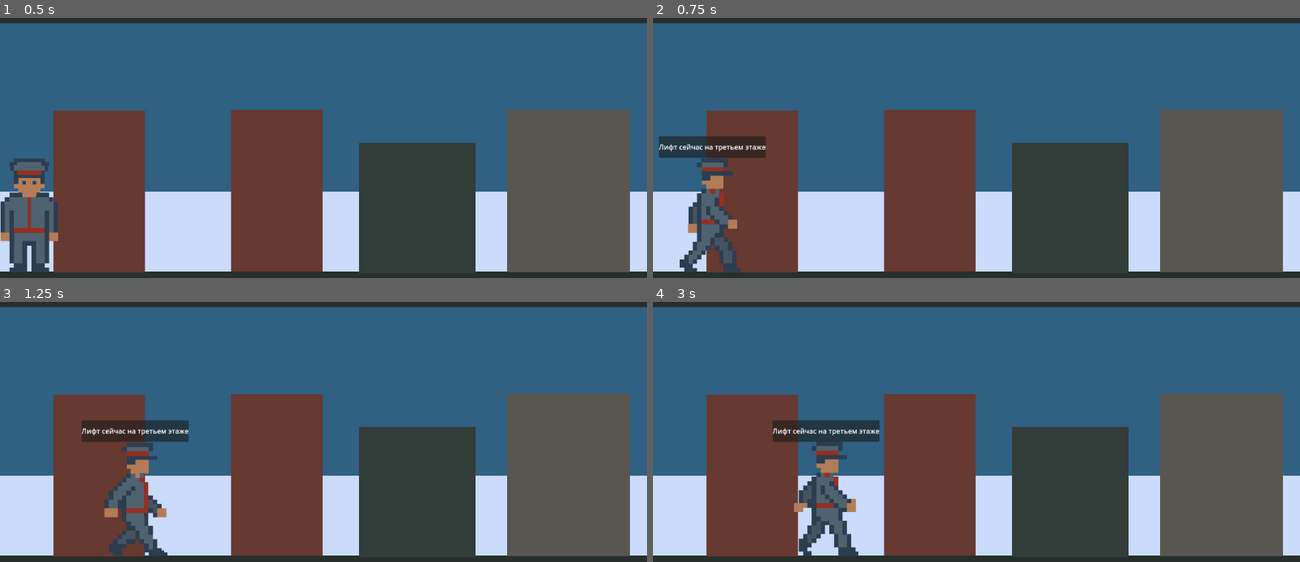
Above: before the commit, frames 1-4 (two rows, left to right).
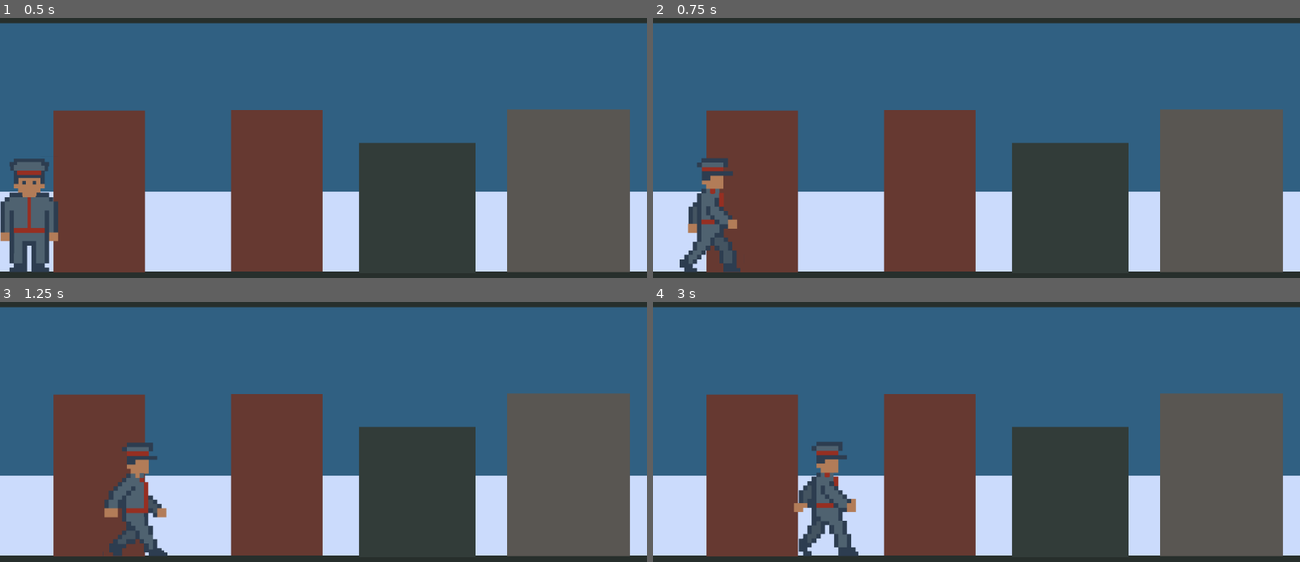
Above: after the commit, the same moments.

Repository: JoshuaWe1t/protocol-41
Game: Godot game, scene res://src/levels/sand_box/sand_box.tscn
The game is run twice, just before and just after one commit, with the same random seed, the same clock (stepped at 60 frames per second) and the same inputs.
Inputs:
- Up to frame 1 (0.5 s): no input
- Up to frame 2 (0.75 s): tap Enter at 0.5 s; hold D (forward) from 0.53 s (still down); tap E (interact) at 0.6 s
- Up to frame 3 (1.25 s): keep holding D (forward)
- Up to frame 4 (3 s): release D (forward) at 1.28 s; hold A (backward) 1.28-2.03 s; tap E (interact) at 1.35, 2.1, 2.85 s; hold D (forward) from 2.03 s (still down)

Frame 1 is identical in both runs. In frame 2, 1.3% of the frame differs, in the area x 0-18%, y 45-54%; in frame 3, 1.3%; in frame 4, 1.4%, in the area x 18-35%, y 45-54%.

Commit message:
feat(floor_manager): Добавь настройки этажа и условия победы игрока
-- Добавлено событие поломки лифта
-- Добавлены константы для установок по умолчанию у таймера для лифта
-- Добавлено сохранение объекта настроек этажа в log-файл
-- Добавлены новые обработчики для перехвата уникальных состояний игрока (когда лифт сломан)
-- Добавлены стартовые натсройки для таймера лифта
-- Добавлен таймер для отслеживания работоспособности лифта

Diff:
--- a/src/core/autoload/events.gd
+++ b/src/core/autoload/events.gd
@@ -15,6 +15,8 @@
 signal player_entered_lift(is_usable: bool)
 @warning_ignore("unused_signal")
 signal player_exited_lift
+@warning_ignore("unused_signal")
+signal lift_crashed
 
 # Сигналы для игрока
 #@warning_ignore("unused_signal")
--- a/src/core/autoload/global.gd
+++ b/src/core/autoload/global.gd
@@ -4,6 +4,9 @@
 var current_floor: int = 1
 var TOTAL_FLOORS: int = 3
 var transition_duration: float = 3.0
+
+const LIFT_TIMER_WAIT_TIME: float = 10.0
+const LIFT_TIMER_ONE_SHOT: bool = true
 
 # Другие глобальные данные
 var player_health = 100
--- a/src/core/autoload/win_condition_manager.gd
+++ b/src/core/autoload/win_condition_manager.gd
@@ -1,23 +1,17 @@
 extends Node
 
-# --- Переменные из прошлого шага ---
-var infected_floor: int
-var infected_apartment: int
 var collected_evidence: Array[String] = []
 var anomalies_encountered: Array[String] = []
 var threats_encountered: Array[String] = []
-var is_anomaly_exist: bool = false
-var anomaly_floor_located: int
-var is_spore_exist: bool = false
-var spore_floor_located: int
 
-var foo = {
-	"infected_floor": infected_floor,
-	"infected_apartment": infected_apartment,
-	"is_anomaly_exist": is_anomaly_exist,
-	"anomaly_floor_located": anomaly_floor_located,
-	"is_spore_exist": is_spore_exist,
-	"spore_floor_located": spore_floor_located,
+# Оставляем структуру словаря как базовый шаблон
+var floor_condition = {
+	"infected_floor": 0,
+	"infected_apartment": 0,
+	"is_anomaly_exist": false,
+	"anomaly_floor_located": 0,
+	"is_spore_exist": false,
+	"spore_floor_located": 0,
 	"floor01": {
 		"has_anomaly": false,
 		"has_spore_activity": false,
@@ -25,8 +19,8 @@
 			{
 				"apartment_number": 1,
 				"is_infected": false,
-				"water_infected_level": 0, # 0-1 - Green, 2-4 - Yellow, 5-7 - Red, >8 - ExtraRed
-				'dweller': {
+				"water_infected_level": 0,
+				"dweller": {
 					"name": "",
 					"common_dialog_lines": [],
 					"hints_dialog_lines": []
@@ -35,8 +29,8 @@
 			{
 				"apartment_number": 2,
 				"is_infected": false,
-				"water_infected_level": 0, # 0-1 - Green, 2-4 - Yellow, 5-7 - Red, >8 - ExtraRed
-				'dweller': {
+				"water_infected_level": 0,
+				"dweller": {
 					"name": "",
 					"common_dialog_lines": [],
 					"hints_dialog_lines": []
@@ -51,8 +45,8 @@
 			{
 				"apartment_number": 3,
 				"is_infected": false,
-				"water_infected_level": 0, # 0-1 - Green, 2-4 - Yellow, 5-7 - Red, >8 - ExtraRed
-				'dweller': {
+				"water_infected_level": 0,
+				"dweller": {
 					"name": "",
 					"common_dialog_lines": [],
 					"hints_dialog_lines": []
@@ -61,8 +55,8 @@
 			{
 				"apartment_number": 4,
 				"is_infected": false,
-				"water_infected_level": 0, # 0-1 - Green, 2-4 - Yellow, 5-7 - Red, >8 - ExtraRed
-				'dweller': {
+				"water_infected_level": 0,
+				"dweller": {
 					"name": "",
 					"common_dialog_lines": [],
 					"hints_dialog_lines": []
@@ -77,8 +71,8 @@
 			{
 				"apartment_number": 5,
 				"is_infected": false,
-				"water_infected_level": 0, # 0-1 - Green, 2-4 - Yellow, 5-7 - Red, >8 - ExtraRed
-				'dweller': {
+				"water_infected_level": 0,
+				"dweller": {
 					"name": "",
 					"common_dialog_lines": [],
 					"hints_dialog_lines": []
@@ -87,8 +81,8 @@
 			{
 				"apartment_number": 6,
 				"is_infected": false,
-				"water_infected_level": 0, # 0-1 - Green, 2-4 - Yellow, 5-7 - Red, >8 - ExtraRed
-				'dweller': {
+				"water_infected_level": 0,
+				"dweller": {
 					"name": "",
 					"common_dialog_lines": [],
 					"hints_dialog_lines": []
@@ -98,55 +92,82 @@
 	}
 }
 
-# --- Базы данных для случайного выбора ---
-# В реальной игре эти данные могут подтягиваться из ресурсов или JSON,
-# но для прототипа достаточно простых массивов.
 var all_possible_evidence: Array[String] = ["Следы спор", "Черная вода", "Странный запах", "Слизь на стенах"]
 var all_possible_anomalies: Array[String] = ["Искажение пространства", "Аномальный холод", "Радиопомехи"]
 var all_possible_threats: Array[String] = ["Агрессивный жилец", "Облако спор", "Мутировавшая крыса"]
 
-# Функция _ready вызывается автоматически при загрузке скрипта
 func _ready():
-	# КРИТИЧЕСКИ ВАЖНО: инициализируем генератор случайных чисел.
-	# Без randomize() игра каждый раз при запуске будет выдавать одни и те же "случайные" значения.
 	randomize()
-
-	# Запускаем нашу логику генерации уровня
 	generate_level_settings()
 
 func generate_level_settings():
-	# 1. Случайный этаж от 1 до 3
-	infected_floor = randi_range(1, 3)
+	# Очищаем данные на случай рестарта уровня
+	anomalies_encountered.clear()
 
-	# 2. Случайная квартира от 1 до 6
-	infected_apartment = randi_range(1, 6)
+	# Генерируем квартиру и ПРИВЯЗЫВАЕМ к ней этаж
+	var infected_apartment = randi_range(1, 6)
+	var infected_floor = 1
 
-	# 3. С вероятностью 50% решаем, будет ли аномалия на объекте
-	# randf() возвращает случайное число от 0.0 до 1.0
-	is_anomaly_exist = randf() > 0.5
+	if infected_apartment in [1, 2]:
+		infected_floor = 1
+	elif infected_apartment in [3, 4]:
+		infected_floor = 2
+	else:
+		infected_floor = 3
 
-	# Очищаем массивы на случай, если функция вызывается повторно для рестарта матча
-	collected_evidence.clear()
-	anomalies_encountered.clear()
-	threats_encountered.clear()
+	# Генерируем доп. активности
+	var is_anomaly_exist = randf() > 0.5
+	var is_spore_exist = randf() > 0.5
 
-	# 4. Выбираем 2 случайные улики из нашего пула
-	var shuffled_evidence = all_possible_evidence.duplicate()
-	shuffled_evidence.shuffle() # Перемешиваем массив
-	collected_evidence.append(shuffled_evidence[0])
-	collected_evidence.append(shuffled_evidence[1])
+	var anomaly_floor_located = randi_range(1, 3) if is_anomaly_exist else 0
+	var spore_floor_located = randi_range(1, 3) if is_spore_exist else 0
 
-	# 5. Если аномалия существует, выбираем одну случайную
 	if is_anomaly_exist:
-		# pick_random() автоматически берет один случайный элемент из массива
 		anomalies_encountered.append(all_possible_anomalies.pick_random())
 
-	# 6. Выбираем одну случайную угрозу
-	threats_encountered.append(all_possible_threats.pick_random())
+	# ЗАПИСЫВАЕМ сгенерированные данные в наш главный объект floor_condition
+	floor_condition["infected_floor"] = infected_floor
+	floor_condition["infected_apartment"] = infected_apartment
+	floor_condition["is_anomaly_exist"] = is_anomaly_exist
+	floor_condition["anomaly_floor_located"] = anomaly_floor_located
+	floor_condition["is_spore_exist"] = is_spore_exist
+	floor_condition["spore_floor_located"] = spore_floor_located
 
-	# Вывод в консоль (удобно для дебага)
+	# Обновляем статус заражения внутри конкретной квартиры в словаре
+	var floor_key = "floor0" + str(infected_floor)
+	for apt in floor_condition[floor_key]["apartments"]:
+		if apt["apartment_number"] == infected_apartment:
+			apt["is_infected"] = true
+			apt["water_infected_level"] = randi_range(5, 10) # Делаем воду "Красной" или "ЭкстраКрасной"
+
+	# Отмечаем наличие аномалий/спор на конкретных этажах
+	if is_anomaly_exist:
+		floor_condition["floor0" + str(anomaly_floor_located)]["has_anomaly"] = true
+	if is_spore_exist:
+		floor_condition["floor0" + str(spore_floor_located)]["has_spore_activity"] = true
+
 	print("--- НОВЫЙ МАТЧ СГЕНЕРИРОВАН ---")
-	print("Зараженный этаж: ", infected_floor)
-	print("Зараженная квартира: ", infected_apartment)
-	print("Наличие аномалии: ", is_anomaly_exist)
-	print("Улики на уровне: ", collected_evidence)
+	print("Зараженный этаж: ", floor_condition["infected_floor"])
+	print("Зараженная квартира: ", floor_condition["infected_apartment"])
+	print("Наличие аномалии: ", floor_condition["is_anomaly_exist"], " (на этаже ", floor_condition["anomaly_floor_located"], ")")
+
+	# Файл запишется только при запуске из редактора или в дебаг-билде
+	if OS.is_debug_build():
+		save_foo_to_debug_file()
+
+
+func save_foo_to_debug_file():
+	# Превращаем словарь в читаемую строку JSON с отступами (табуляцией)
+	var json_string = JSON.stringify(floor_condition, "\t")
+
+	# Открываем файл для записи.
+	var file = FileAccess.open("res://src/core/logs/floor_conditions/debug_floor_conditions.json", FileAccess.WRITE)
+
+	if file:
+		file.store_string(json_string)
+		file.close()
+		# Выводим в консоль абсолютный путь к файлу для удобства
+		var absolute_path = ProjectSettings.globalize_path("res://src/core/logs/floor_conditions/debug_foo.json")
+		print("Файл отладки debug_floor_conditions успешно сохранен: ", absolute_path)
+	else:
+		print("Не удалось сохранить файл! Код ошибки: ", FileAccess.get_open_error())
--- a/src/gameplay/player/player.gd
+++ b/src/gameplay/player/player.gd
@@ -15,7 +15,9 @@
 var at_stairs: bool = false
 var can_up: bool
 var can_down: bool
+var at_lift: bool = false
 var can_use_lift: bool
+var is_lift_broken: bool = false
 # Переменная, которая управляет возможностью ходить
 var is_frozen: bool = false
 # Запоминаем нормальный масштаб игрока (обычно это 1, 1)
@@ -28,6 +30,7 @@
 
 	# Прячем диалог при старте на всякий случай
 	dialogue_box.hide()
+
 	# Подключаем таймер
 	dialogue_timer.timeout.connect(_on_dialogue_timeout)
 	# Подключаемся к сигналу
@@ -36,6 +39,7 @@
 	Events.player_exited_stairs.connect(_on_exited_stairs)
 	Events.player_entered_lift.connect(_on_entered_lift)
 	Events.player_exited_lift.connect(_on_exited_lift)
+	Events.lift_crashed.connect(_on_lift_denied)
 	# Подписываемся на новые сигналы камеры
 	Events.camera_transition_started.connect(_on_camera_started)
 	Events.camera_transition_finished.connect(_on_camera_finished)
@@ -85,7 +89,9 @@
 			self.position.y += 1440
 			print("PlayerPosition: ", self.position)
 			dialogue_box.hide()
-		else:
+		elif is_lift_broken and at_lift:
+			show_dialogue("Лифт застрял и больше не работает")
+		elif at_lift:
 			show_dialogue("Лифт сейчас на третьем этаже")
 
 	move_and_slide()
@@ -106,12 +112,14 @@
 
 func _on_entered_lift(is_usable: bool) -> void:
 	print("Игрок может спуститься: ", is_usable)
-	can_use_lift = is_usable
+	can_use_lift = false if is_lift_broken else is_usable
+	at_lift = true
 
 
 func _on_exited_lift() -> void:
 	print("Игрок вышел из зоны лифта")
 	can_use_lift = false
+	at_lift = false
 
 
 func _on_entered_floor(floor_number: int) -> void:
@@ -135,5 +143,12 @@
 	dialogue_box.show()
 	dialogue_timer.start() # Запускаем отсчет 2 секунд
 
+
 func _on_dialogue_timeout() -> void:
 	dialogue_box.hide() # Прячем окно, когда таймер заканчивается
+
+
+func _on_lift_denied() -> void:
+	can_use_lift = false
+	is_lift_broken = true
+	print("Lift is broken: ", is_lift_broken)
--- a/src/levels/floor_manager/floor_manager.gd
+++ b/src/levels/floor_manager/floor_manager.gd
@@ -1,9 +1,17 @@
 extends Node
+
 
 var current_floor: int
 var total_floors: int = Global.TOTAL_FLOORS
 
+@onready var lift_timer: Timer = $TimerLiftAccess
+
+
 func _ready() -> void:
+	lift_timer.wait_time = Global.LIFT_TIMER_WAIT_TIME
+	lift_timer.one_shot = Global.LIFT_TIMER_ONE_SHOT
+	lift_timer.start()
+
 	# 1. Привязываем номера этажей не только к входу, но и к ВЫХОДУ с лестниц
 	get_node("Floor1/Stairs").body_entered.connect(_on_stairs_entered.bind(1))
 	get_node("Floor2/Stairs").body_entered.connect(_on_stairs_entered.bind(2))
@@ -26,6 +34,9 @@
 	get_node("Floor1/Lift").body_exited.connect(_on_lift_exited.bind(1))
 	get_node("Floor2/Lift").body_exited.connect(_on_lift_exited.bind(2))
 	get_node("Floor3/Lift").body_exited.connect(_on_lift_exited.bind(3))
+
+	# managment lift life timer
+	lift_timer.timeout.connect(_on_timer_lift_access_timeout)
 
 
 func _on_stairs_entered(body: Node2D, floor_number: int) -> void:
@@ -69,8 +80,14 @@
 func get_current_floor():
 	return current_floor
 
+
 func can_go_up():
 	return current_floor < total_floors
 
+
 func can_go_down():
 	return current_floor > 1
+
+
+func _on_timer_lift_access_timeout() -> void:
+	Events.lift_crashed.emit()
--- a/src/levels/floor_manager/floor_moving_objects.tscn
+++ b/src/levels/floor_manager/floor_moving_objects.tscn
@@ -117,3 +117,6 @@
 texture = ExtResource("2_icbfp")
 centered = false
 metadata/_edit_lock_ = true
+
+[node name="TimerLiftAccess" type="Timer" parent="."]
+wait_time = 15.0
Not shown, changed: .gitignore
